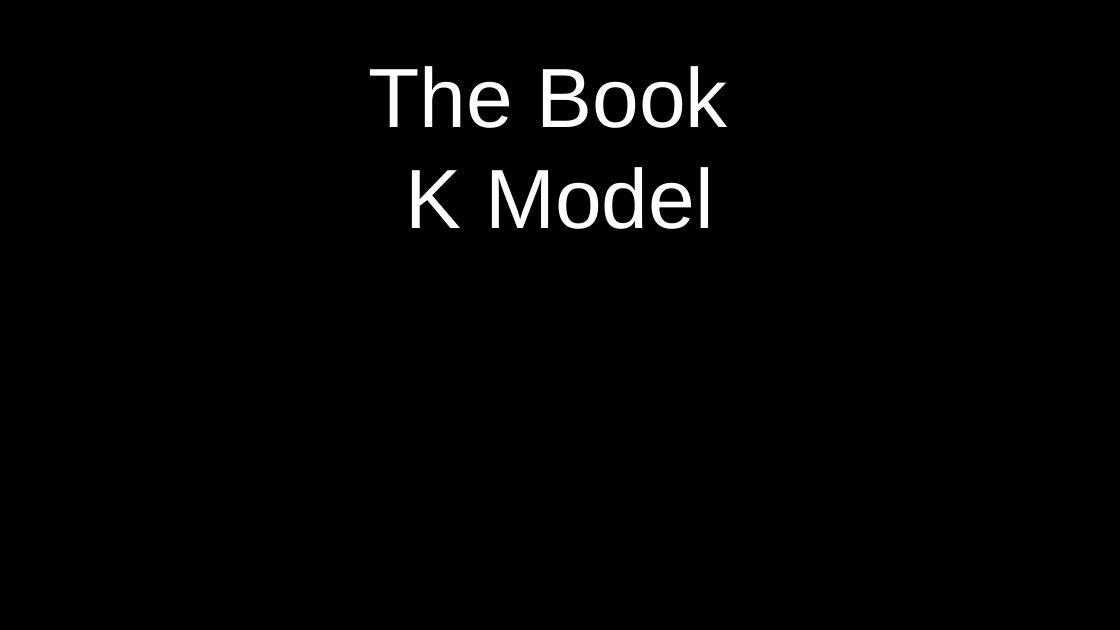
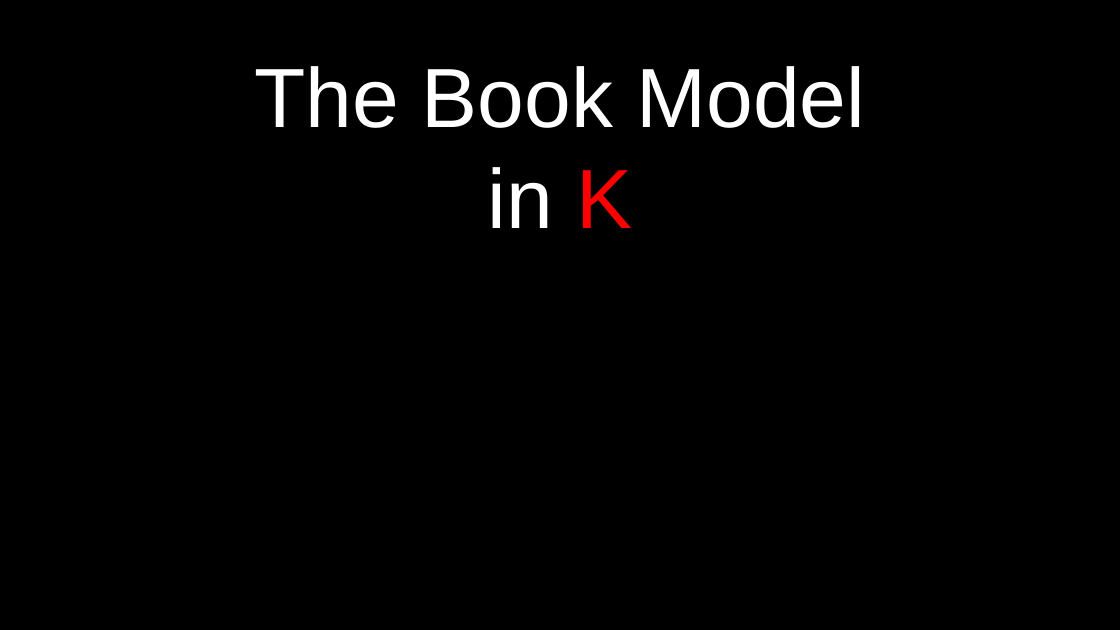
Before and after one commit to Open-MBEE/klang, a slide deck: slide 4 of presentations/LanguageStudy.pptx. Drawn at 1120x630 pixels with LibreOffice and Linux fonts; fonts in the diff are those of the drawing; background and template pictures are left out. Boxes give left, top, right and bottom in pixels: in the first picture for what was removed or moved away, otherwise in the second. Text is boxed around its words. In the diff, an @@ line names an element or a change of style, - is before the commit and + after.

```diff
--- a/presentations/LanguageStudy.pptx
+++ b/presentations/LanguageStudy.pptx
@@ title at [254,66,866,228]: text changed @@
-The Book
-K Model
+The Book Model
+in K
```
Also in this commit, not shown: 15 other slides changed, 2 slides added, 2 slides removed.
